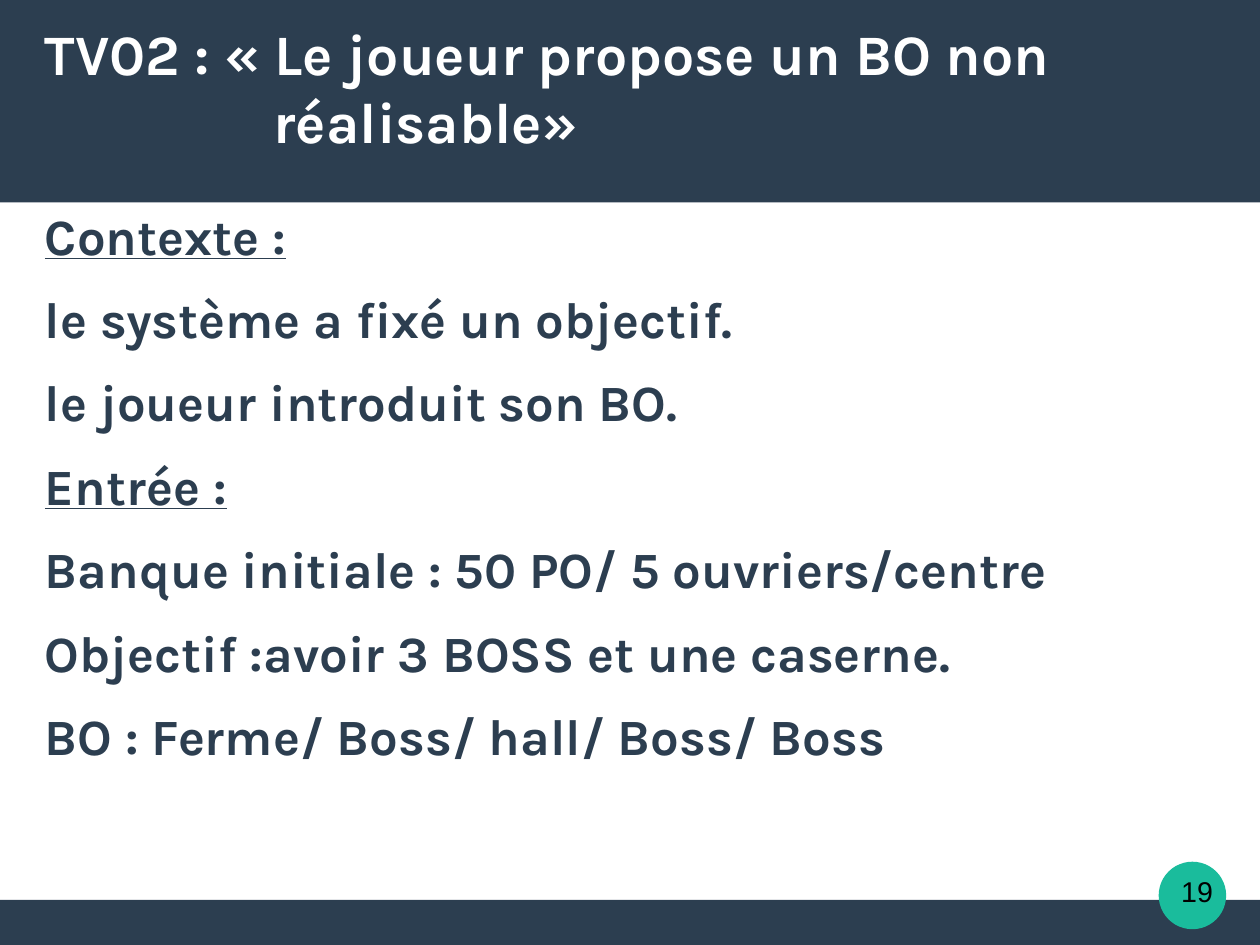
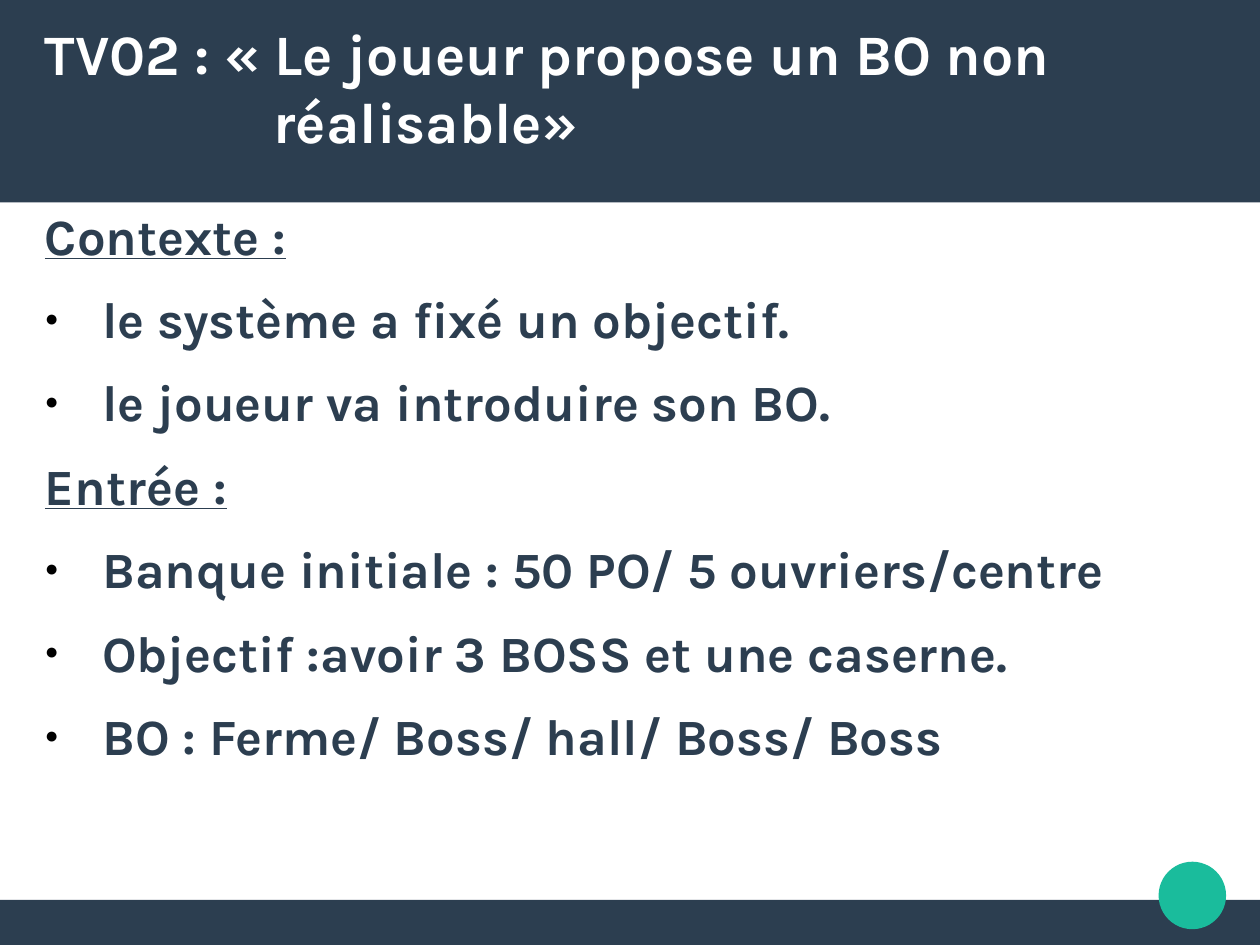
Before and after one commit to natmaurice/tme-il-smartbuilders, a slide deck: slide 19 of IL.odp. Drawn at 1260x945 pixels with LibreOffice and Linux fonts; fonts in the diff are those of the drawing. Boxes give left, top, right and bottom in pixels: in the first picture for what was removed or moved away, otherwise in the second. Text is boxed around its words. In the diff, an @@ line names an element or a change of style, - is before the commit and + after.

```diff
--- a/IL.odp
+++ b/IL.odp
@@ text at bbox=[102, 298, 1103, 759]: bullet none to ● @@
@@ text at bbox=[102, 385, 830, 434]: text changed @@
-le joueur introduit son BO.
+● le joueur va introduire son BO.
@@ ellipse removed at bbox=[1159, 862, 1227, 930] @@
@@ freeform shape added at bbox=[1159, 862, 1227, 930], fill #1ABC9C @@
@@ text removed at bbox=[1181, 882, 1213, 903] @@
-19
@@ rectangle removed at bbox=[0, 900, 1260, 944] @@
@@ freeform shape added at bbox=[0, 900, 1260, 944], fill #2C3E50 @@
```
Also in this commit, not shown: 8 other slides changed, 1 other file.
